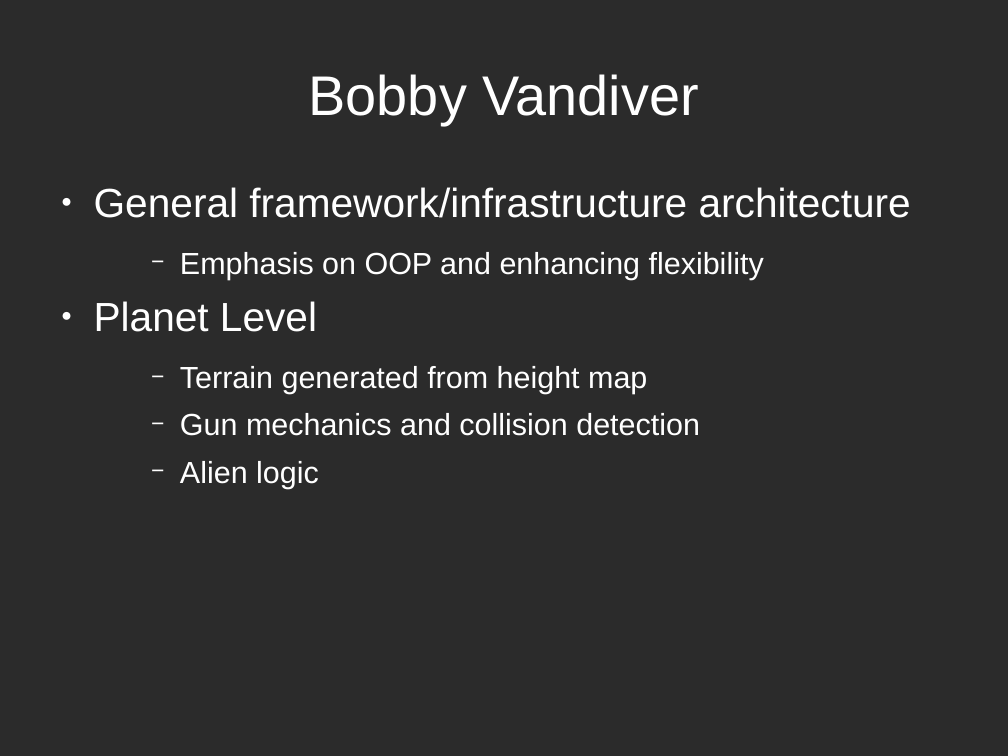
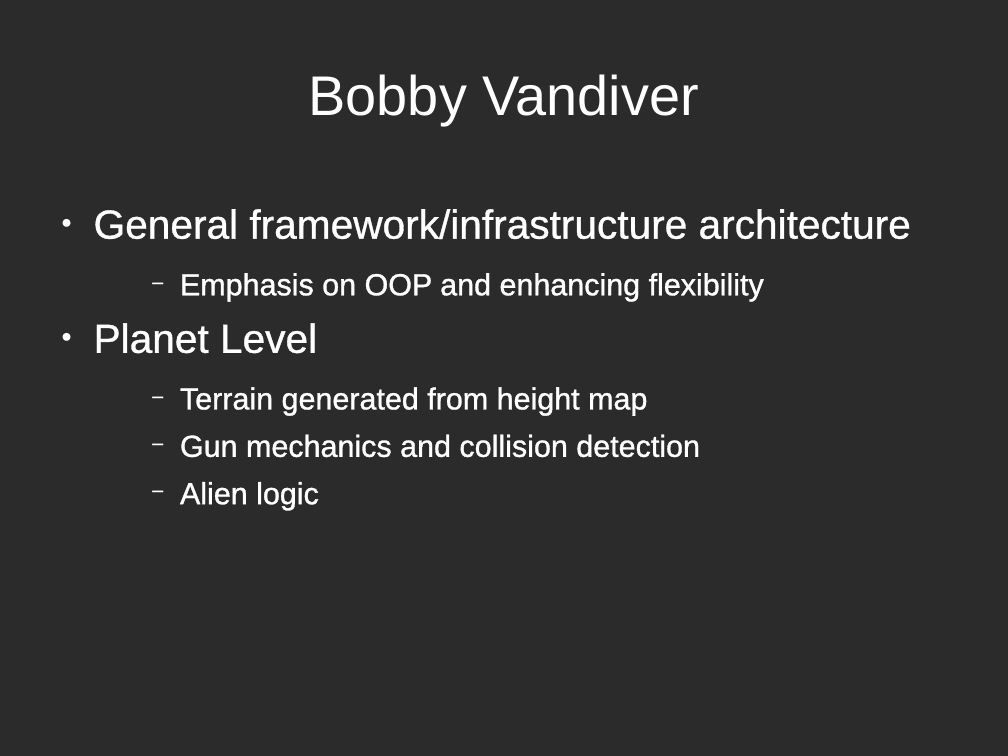
Before and after one commit to bobby-vandiver/cs485-xna-final, a slide deck: slide 14 of team3.odp. Drawn at 1008x756 pixels with LibreOffice and Linux fonts; fonts in the diff are those of the drawing; background and template pictures are left out; a plain dark background stands for a picture behind light text. Boxes give left, top, right and bottom in pixels: in the first picture for what was removed or moved away, otherwise in the second. Text is boxed around its words. In the diff, an @@ line names an element or a change of style, - is before the commit and + after.

Commit message:
Changing font color on slides.

```diff
--- a/team3.odp
+++ b/team3.odp
@@ text "General framework/infrastructure architecture": place and size @@
-text "General framework/infrastructure architecture" at (94, 187, 911, 489)
+text "General framework/infrastructure architecture" at (94, 209, 911, 510)
@@ text "General framework/infrastructure architecture" at (94, 209, 911, 510): letter outline none to #FFFFFF 0.75 pt @@
```
Also in this commit, not shown: 13 other slides changed.
